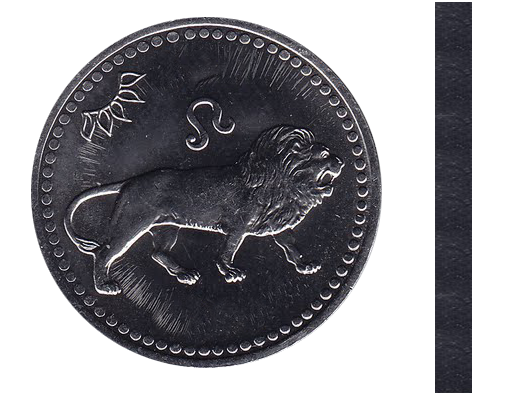
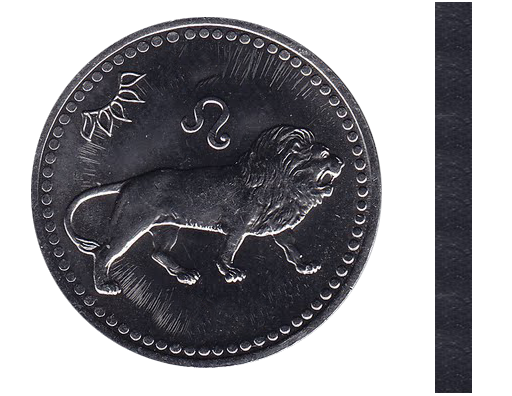
Layers edited between the first and the second 512 x 396 image:
painted on "leo" over [171,87,245,160]
